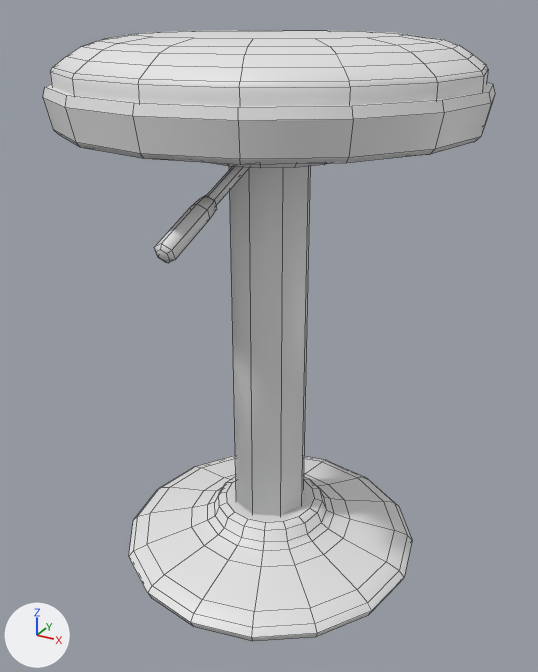
Two versions of the Blender file .src/models/barstool.blend, one commit apart.
The view is the same before and after, from a 50 mm camera at (1.47, -2.68, 2.46) aimed at (0.01, -0.03, 1.13). Lighting does not change. The marker at lower left points along +X, +Y and +Z. Mesh edges are drawn as thin lines.

The first picture shows 'BarChair', 'Cushion', 'Handle'.
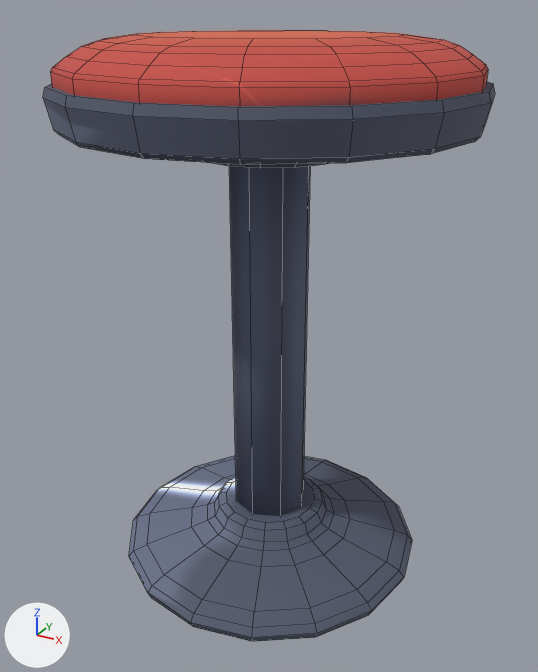
Changed parts and their boxes [x1, y1, x2, y2] in the pictures (538 x 672 px):
```json
{"object": "BarChair", "change": "recoloured", "before": [43, 82, 495, 642], "after": [43, 82, 495, 642], "on screen": "white to blue"}
{"object": "Cushion", "change": "recoloured", "before": [50, 30, 488, 106], "after": [50, 30, 488, 106], "on screen": "white to red"}
{"object": "Handle", "change": "hidden", "before": [155, 166, 249, 263]}
```

Edits to the scene script, one JSON object a line:
```json
{"op": "add", "block": "img_chairpaintbase", "code": ["img_chairpaintbase = load_image('chairPaintBase', '_unpacked/chairPaintBase', 1024, 1024, 'sRGB')"]}
{"op": "add", "block": "img_chairtex", "code": ["img_chairtex = load_image('chairTex', '_unpacked/chairTex', 1024, 1024, 'sRGB')"]}
{"op": "add", "block": "img_barchairroughnesslayer", "code": ["img_barchairroughnesslayer = load_image('BarChairRoughnessLayer', '_unpacked/BarChairRoughnessLayer', 512, 512, 'sRGB')"]}
{"op": "add", "block": "ng_ucupaint_barchairmat", "code": ["ng_ucupaint_barchairmat = bpy.data.node_groups.new('Ucupaint BarChairMat', 'ShaderNodeTree')", "# nodes: Group, Mix, UVMap", "# colours: white #ffffff"]}
{"op": "add", "block": "ng_yp_layer_chairpaintbase", "code": ["ng_yp_layer_chairpaintbase = bpy.data.node_groups.new('~yP Layer chairPaintBase', 'ShaderNodeTree')", "# uses the picture img_chairpaintbase"]}
{"op": "add", "block": "ng_yp_layer_barchairmat_ao", "code": ["ng_yp_layer_barchairmat_ao = bpy.data.node_groups.new('~yP Layer BarChairMat AO', 'ShaderNodeTree')", "# nodes: Math, Mix", "# colours: white #ffffff"]}
{"op": "add", "block": "ng_yp_layer_chairtex", "code": ["ng_yp_layer_chairtex = bpy.data.node_groups.new('~yP Layer chairTex', 'ShaderNodeTree')", "# uses the picture img_chairtex"]}
{"op": "add", "block": "ng_yp_layer_barchairroughnesslayer", "code": ["ng_yp_layer_barchairroughnesslayer = bpy.data.node_groups.new('~yP Layer BarChairRoughnessLayer', 'ShaderNodeTree')", "# uses the picture img_barchairroughnesslayer"]}
{"block": "mat_barchairmat", "change": "nodes: BsdfPrincipled, OutputMaterial"}
{"block": "mat_barchairmat", "change": "nodes: BsdfPrincipled, Group, Mix, OutputMaterial"}
{"block": "mat_barchairmat", "change": "colours: white #e7e7e7, white #ffffff"}
{"op": "add", "block": "ob_handle", "code": "ob_handle.hide_set(True)"}
```
